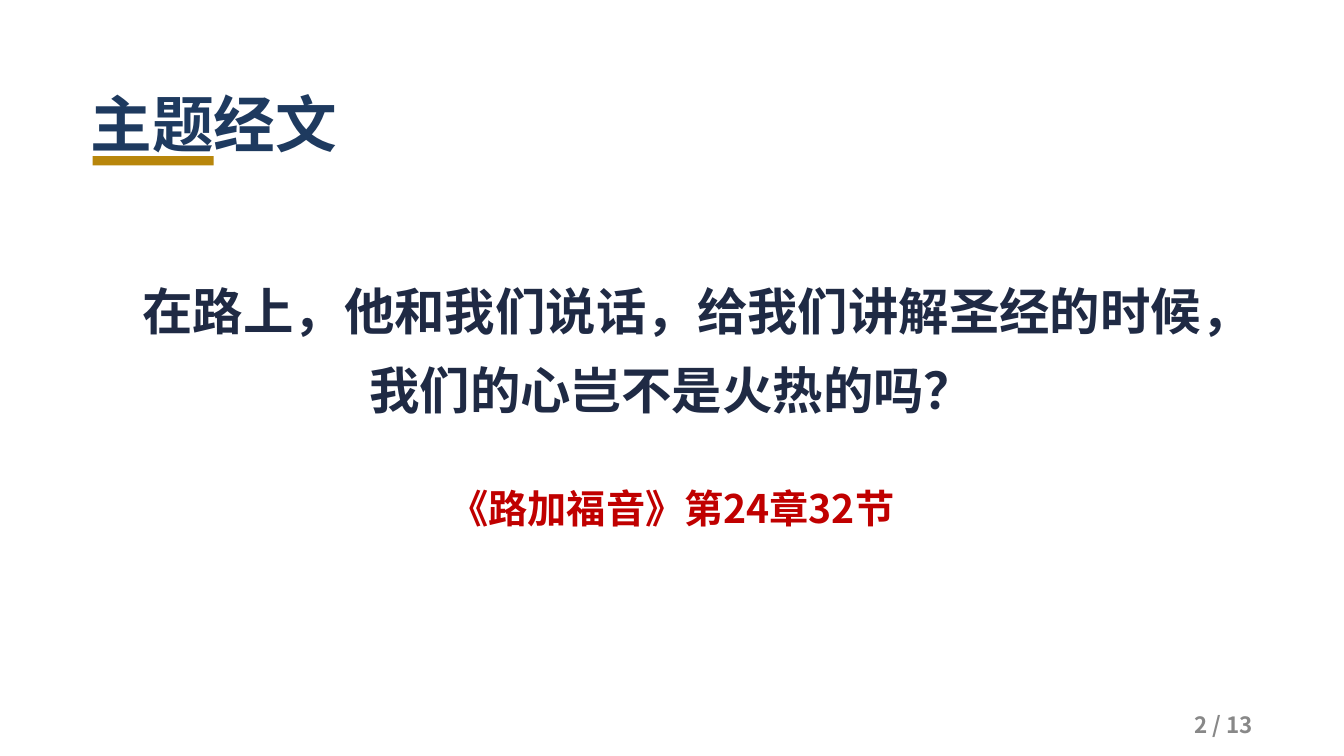
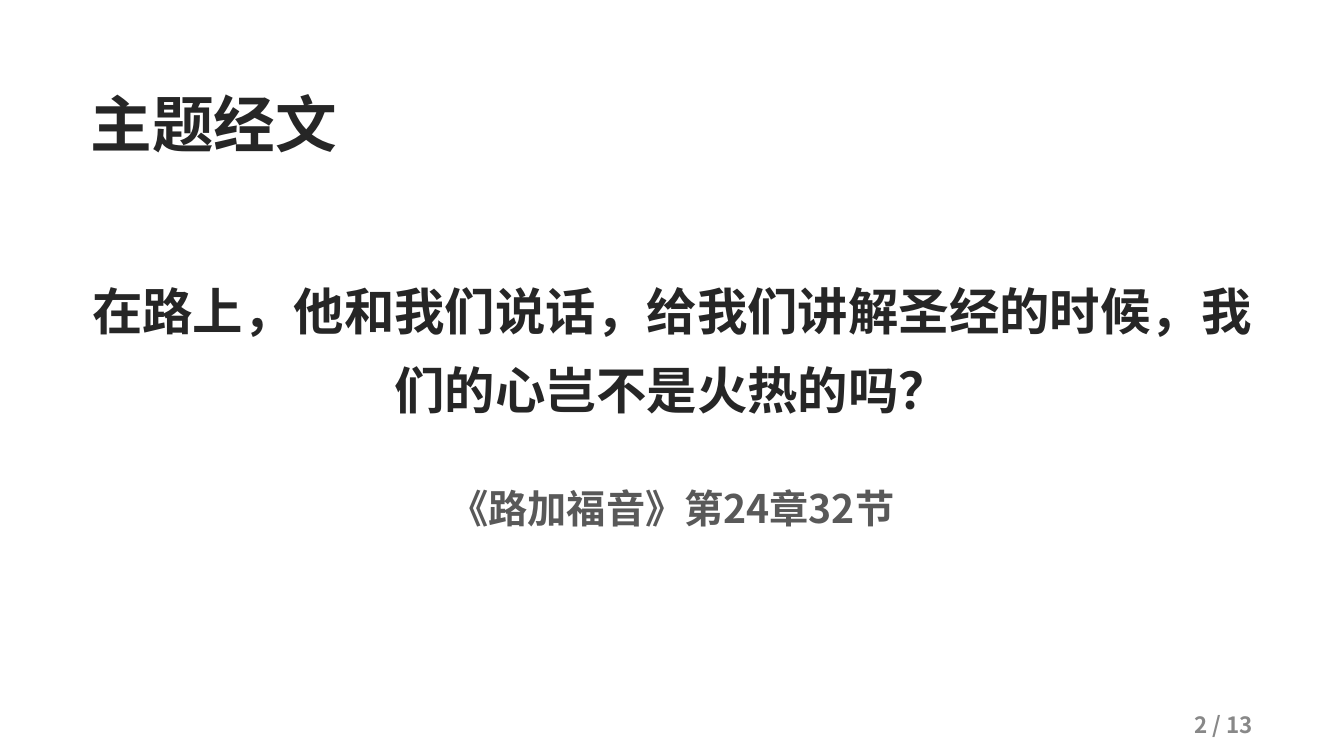
Before and after one commit to kaylechou/propresenter-lyric-tool, a slide deck: slide 2 of docs/从灰心到见证.pptx. Drawn at 1344x756 pixels with LibreOffice and Linux fonts; fonts in the diff are those of the drawing; background and template pictures are left out. Boxes give left, top, right and bottom in pixels: in the first picture for what was removed or moved away, otherwise in the second. Text is boxed around its words. In the diff, an @@ line names an element or a change of style, - is before the commit and + after.

Commit message:
更新讲道 PPT《从灰心到见证》v3：微风主题

```diff
--- a/docs/从灰心到见证.pptx
+++ b/docs/从灰心到见证.pptx
@@ text "主题经文" at (x1=91, y1=94, x2=337, y2=153): text colour #1E3A5F to #262626 @@
@@ rectangle removed at (x1=93, y1=156, x2=214, y2=165) @@
@@ text "在路上，他和我们说话，给我们讲解圣经的时候，我们的心岂不是火热的吗？" moved from (x1=143, y1=287, x2=1252, y2=414) to (x1=92, y1=287, x2=1251, y2=414) @@
@@ text "在路上，他和我们说话，给我们讲解圣经的时候，我们的心岂不是火热的吗？" at (x1=92, y1=287, x2=1251, y2=414): text colour #1F2A44 to #262626 @@
@@ text "《路加福音》第24章32节" at (x1=449, y1=489, x2=894, y2=527): text colour #C00000 to #595959 @@
```
Also in this commit, not shown: 12 other slides changed.
